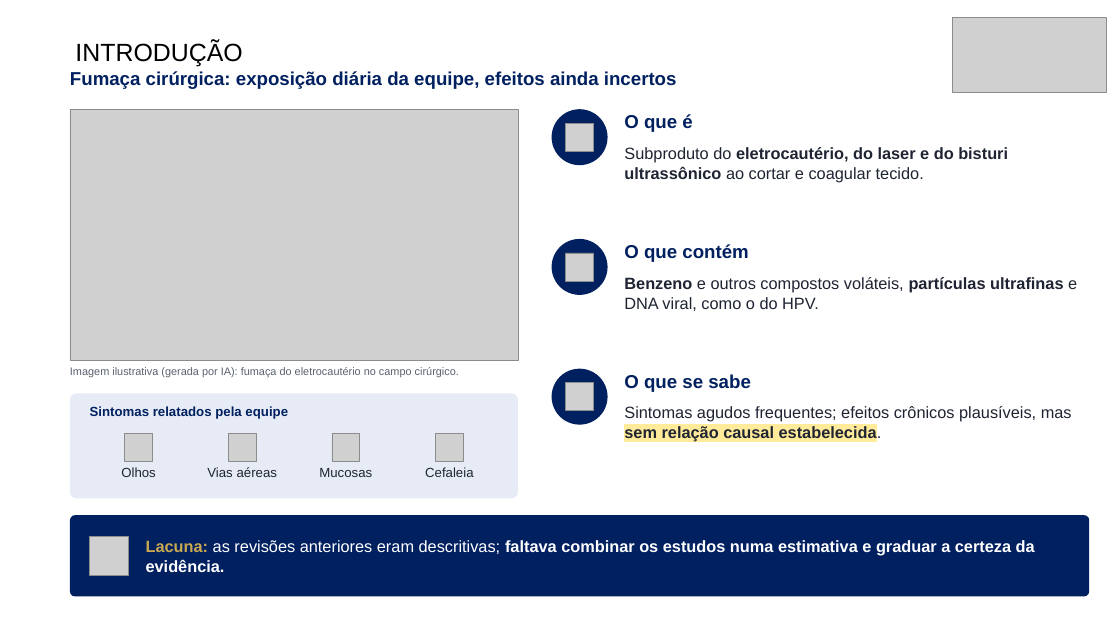
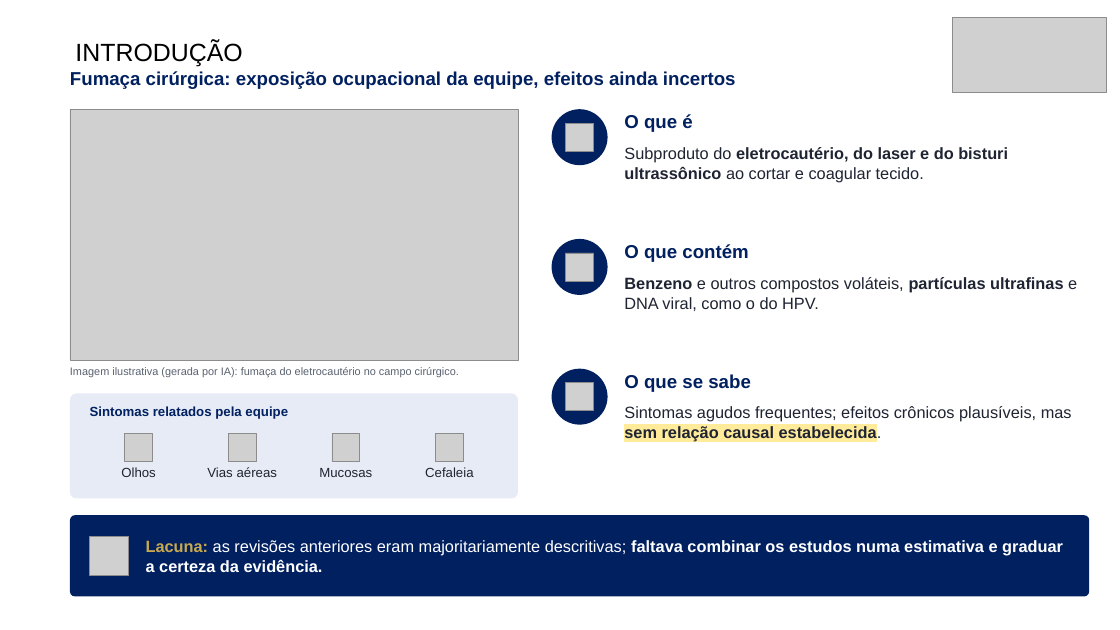
Before and after one commit to ravibuzz/IC-fumaca, a slide deck: slide 2 of apresentacao/SEMICA_Fumaca_Cirurgica_Baccaro_ENXUTA.pptx. Drawn at 1120x630 pixels with LibreOffice and Linux fonts; fonts in the diff are those of the drawing; grey boxes stand for pictures; background and template pictures are left out. Boxes give left, top, right and bottom in pixels: in the first picture for what was removed or moved away, otherwise in the second. Text is boxed around its words. In the diff, an @@ line names an element or a change of style, - is before the commit and + after.

```diff
--- a/apresentacao/SEMICA_Fumaca_Cirurgica_Baccaro_ENXUTA.pptx
+++ b/apresentacao/SEMICA_Fumaca_Cirurgica_Baccaro_ENXUTA.pptx
@@ text at (70,71,736,89): text changed @@
-Fumaça cirúrgica: exposição diária da equipe, efeitos ainda incertos
+Fumaça cirúrgica: exposição ocupacional da equipe, efeitos ainda incertos
@@ text at (146,540,1063,572): text changed @@
-Lacuna: as revisões anteriores eram descritivas; faltava combinar os estudos numa estimativa e graduar a certeza da evidência.
+Lacuna: as revisões anteriores eram majoritariamente descritivas; faltava combinar os estudos numa estimativa e graduar a certeza da evidência.
```
Also in this commit, not shown: 6 other slides changed, 4 other files.
